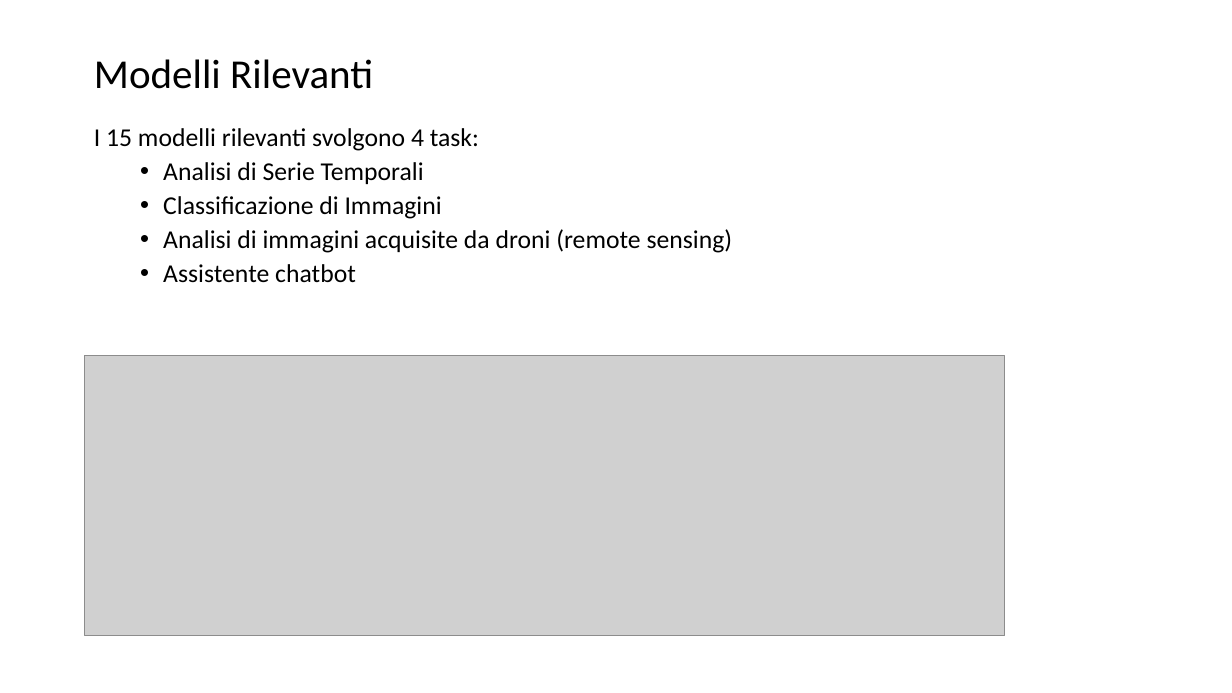
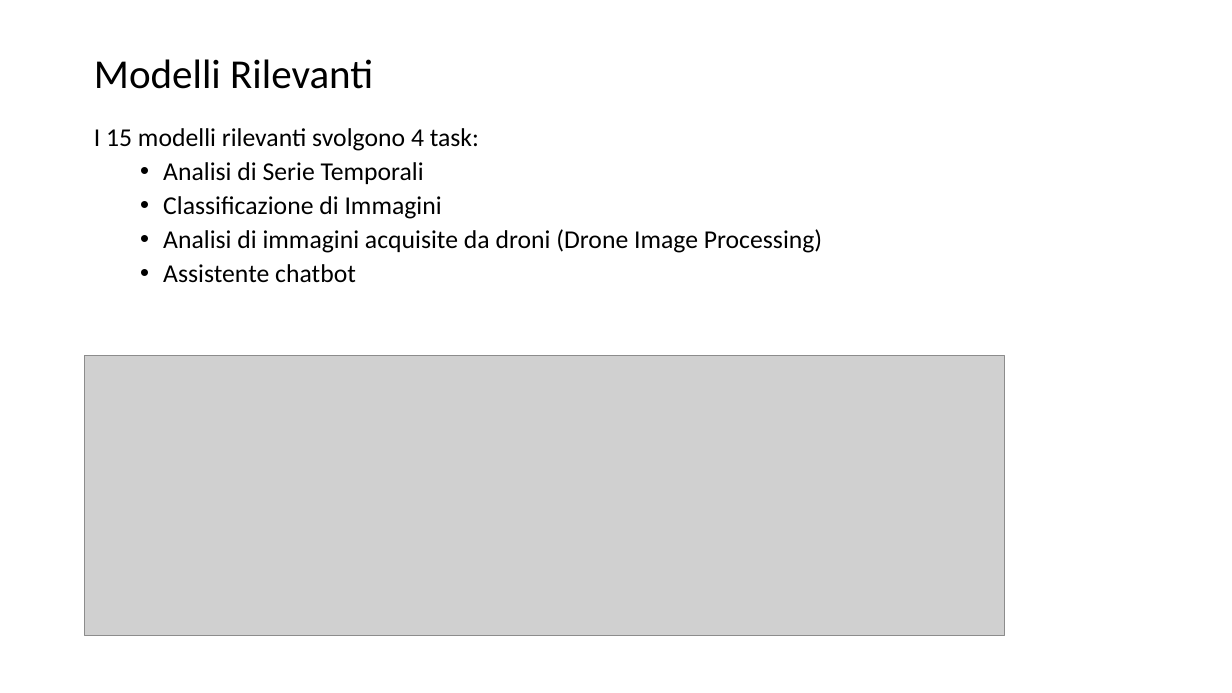
Before and after one commit to lPen88/tesi, a slide deck: slide 10 of presentazione.pptx (slide 11 before the commit). Drawn at 1232x693 pixels with LibreOffice and Linux fonts; fonts in the diff are those of the drawing; grey boxes stand for pictures. Boxes give left, top, right and bottom in pixels: in the first picture for what was removed or moved away, otherwise in the second. Text is boxed around its words. In the diff, an @@ line names an element or a change of style, - is before the commit and + after.

```diff
--- a/presentazione.pptx
+++ b/presentazione.pptx
@@ text at <box>163,229,822,253</box>: text changed @@
-  • Analisi di immagini acquisite da droni (remote sensing)
+  • Analisi di immagini acquisite da droni (Drone Image Processing)
```
Also in this commit, not shown: 3 other slides changed, 5 slides removed.
